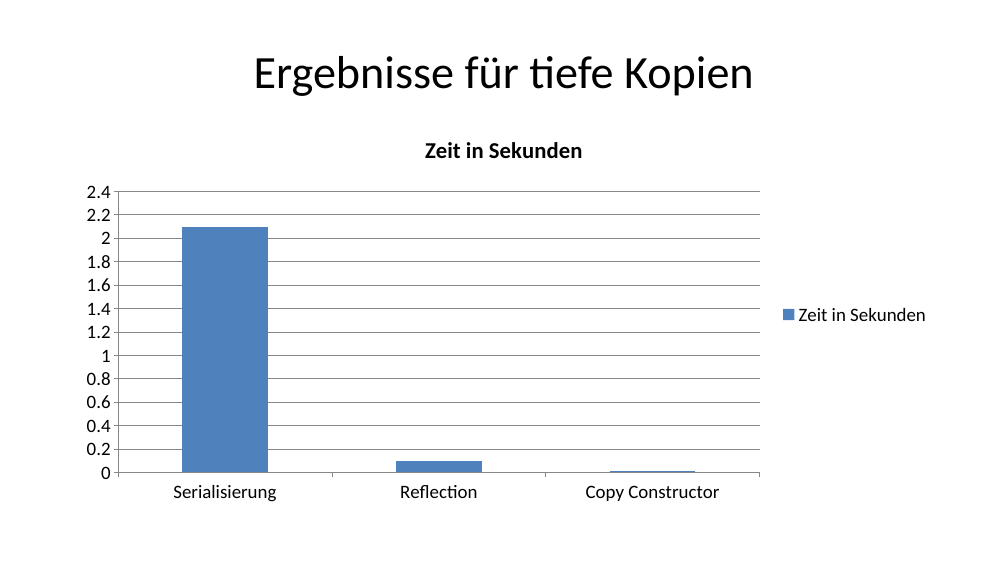
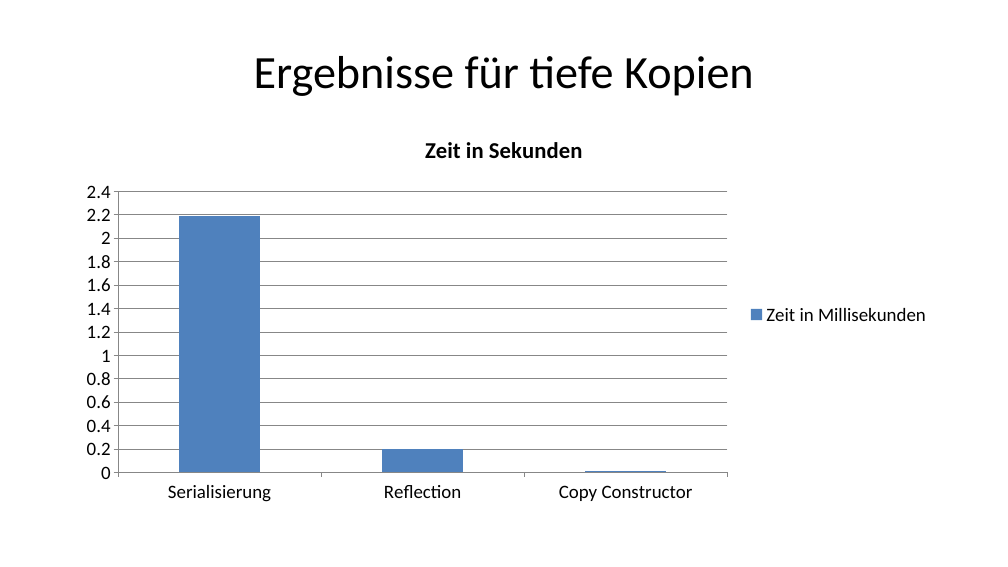
Before and after one commit to doubleSlashde/brownbagLunchCloneObjectsInJava, a slide deck: slide 10 of Klonen von Objekten in Java.pptx (slide 11 before the commit). Drawn at 1008x567 pixels with LibreOffice and Linux fonts; fonts in the diff are those of the drawing. Boxes give left, top, right and bottom in pixels: in the first picture for what was removed or moved away, otherwise in the second. Text is boxed around its words. In the diff, an @@ line names an element or a change of style, - is before the commit and + after.

```diff
--- a/Klonen von Objekten in Java.pptx
+++ b/Klonen von Objekten in Java.pptx
@@ column chart at (70, 118, 939, 510) @@
-Zeit in Sekunden: 2.1, 0.1, 0.01
+Zeit in Millisekunden: 2.19, 0.2, 0.01
```
Also in this commit, not shown: 2 other slides changed, 1 slide removed.
